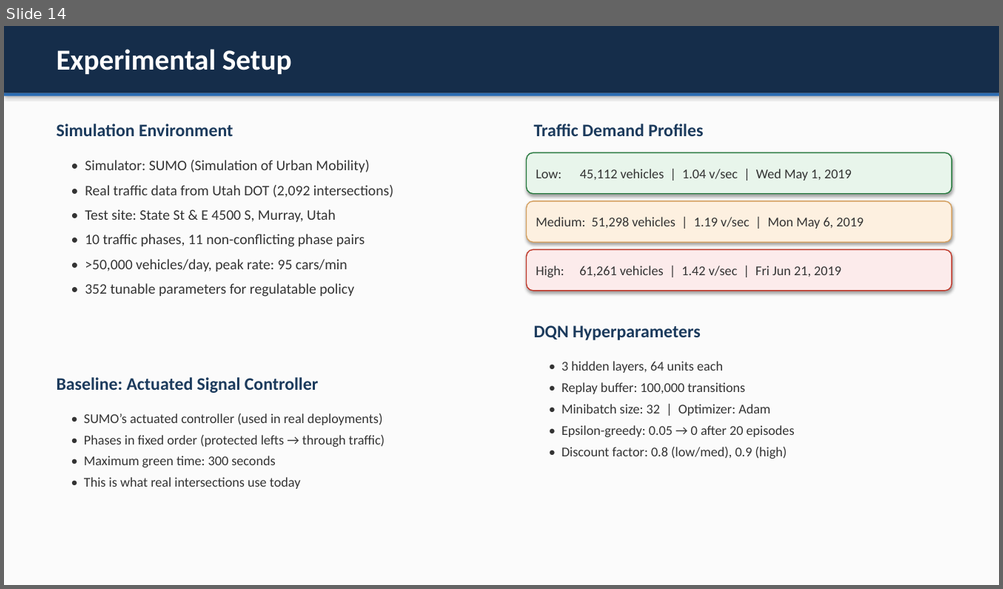
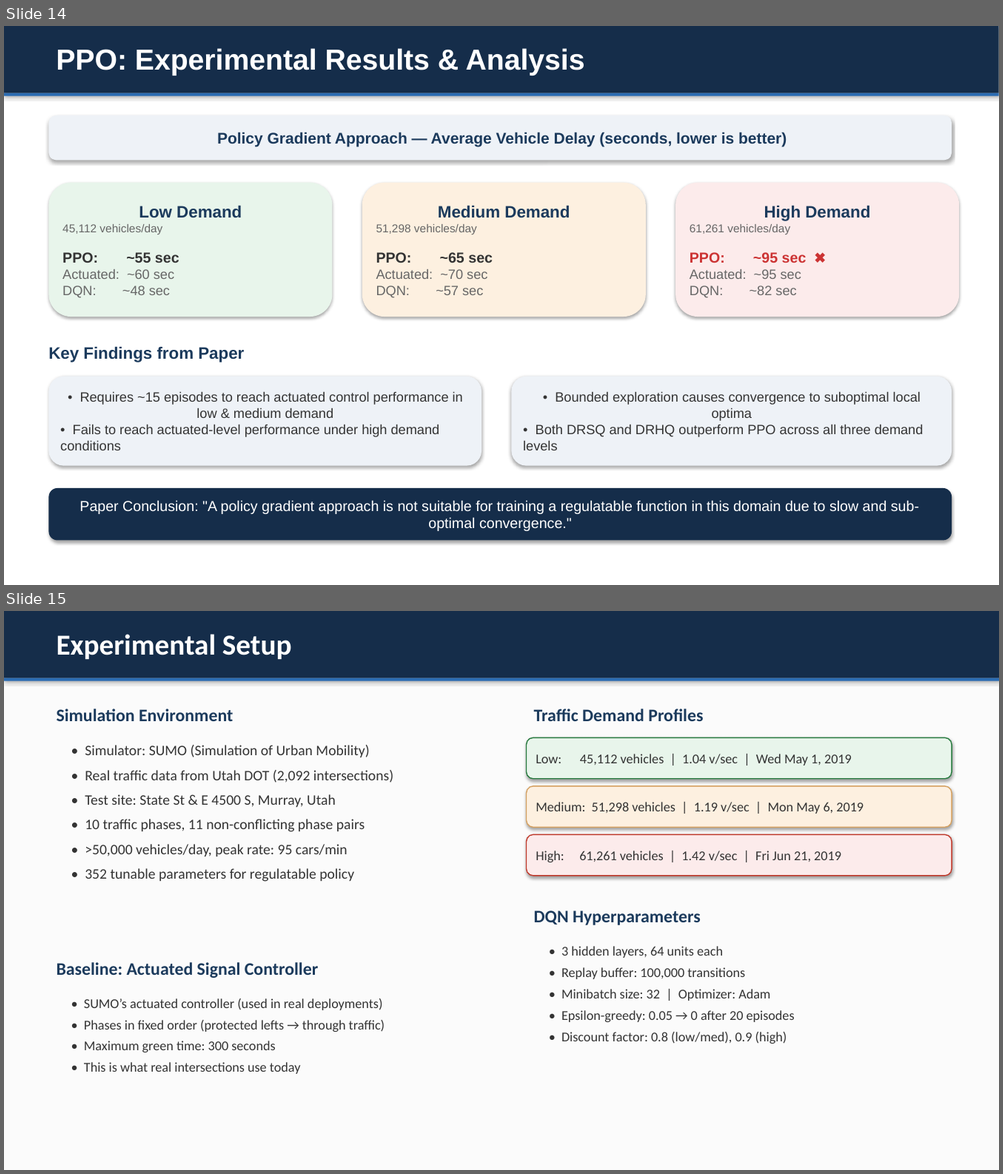
Before and after one commit to naaz-verma/python_projects, a slide deck: Traffic_Signal_Control_Presentationgroup.pptx. Shown one above the other, each under a label of ours: slide 14 before the commit, slides 14 and 15 after it. The pictures are 1003x589 and 1003x1174 pixels, drawn with LibreOffice and Linux fonts; fonts in the diff are those of the drawing. Boxes give left, top, right and bottom in pixels: in the first picture for what was removed or moved away, otherwise in the second. Text is boxed around its words. In the diff, an @@ line names an element or a change of style, - is before the commit and + after.

```diff
--- a/Traffic_Signal_Control_Presentationgroup.pptx
+++ b/Traffic_Signal_Control_Presentationgroup.pptx
@@ slide 14 added at bbox=[4, 26, 999, 585], background #FFFFFF @@
@@ rectangle added at bbox=[4, 26, 999, 93], fill #152D4A @@
@@ text added at bbox=[56, 48, 585, 76], 28 pt, text #FFFFFF, bold @@
+PPO: Experimental Results & Analysis
@@ rectangle added at bbox=[4, 93, 999, 96], fill #2B6CB3 @@
@@ rounded rectangle added at bbox=[48, 116, 951, 160], fill #EEF2F7, 15 pt, text #1B3A5C, bold @@
+Policy Gradient Approach — Average Vehicle Delay (seconds, lower is better)
@@ rounded rectangle added at bbox=[48, 183, 333, 317], fill #E8F5EB, 13 pt, text #666666 @@
+Low Demand
+45,112 vehicles/day
+PPO: ~55 sec
+Actuated: ~60 sec
+DQN: ~48 sec
@@ rounded rectangle added at bbox=[362, 183, 646, 317], fill #FDF0E0, 13 pt, text #666666 @@
+Medium Demand
+51,298 vehicles/day
+PPO: ~65 sec
+Actuated: ~70 sec
+DQN: ~57 sec
@@ rounded rectangle added at bbox=[675, 183, 959, 317], fill #FCEBEB, 13 pt, text #666666 @@
+High Demand
+61,261 vehicles/day
+PPO: ~95 sec ✖
+Actuated: ~95 sec
+DQN: ~82 sec
@@ text added at bbox=[48, 346, 244, 363], 16 pt, text #1B3A5C, bold @@
+Key Findings from Paper
@@ rounded rectangle added at bbox=[48, 377, 481, 466], fill #EEF2F7, 13 pt, text #333333 @@
+• Requires ~15 episodes to reach actuated control performance in low & medium demand
+• Fails to reach actuated-level performance under high demand conditions
@@ rounded rectangle added at bbox=[512, 377, 951, 466], fill #EEF2F7, 13 pt, text #333333 @@
+• Bounded exploration causes convergence to suboptimal local optima
+• Both DRSQ and DRHQ outperform PPO across all three demand levels
@@ rounded rectangle added at bbox=[48, 488, 951, 541], fill #152D4A, 14 pt, text #FFFFFF @@
+Paper Conclusion: "A policy gradient approach is not suitable for training a regulatable function in this domain due to slow and sub-optimal convergence."
@@ what was slide 14 is now slide 15 @@
```
Also in this commit, not shown: 1 other slide added, 1 slide removed, 1 other file.
